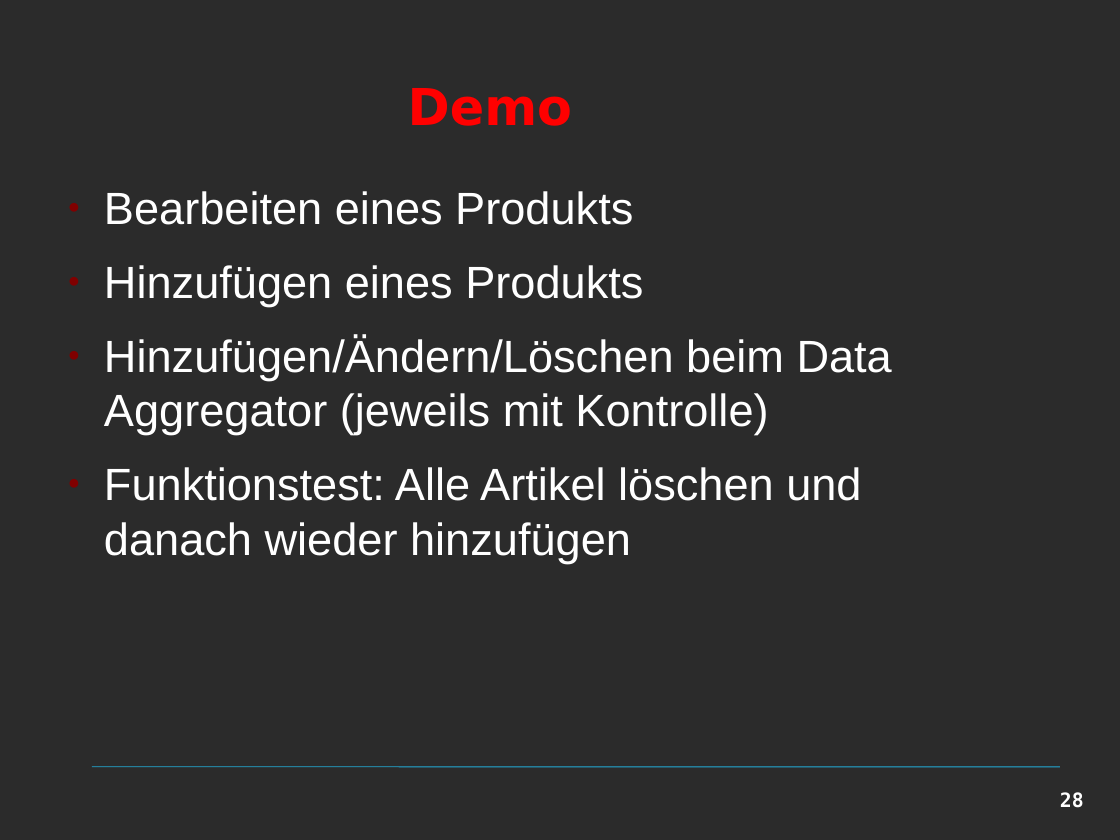
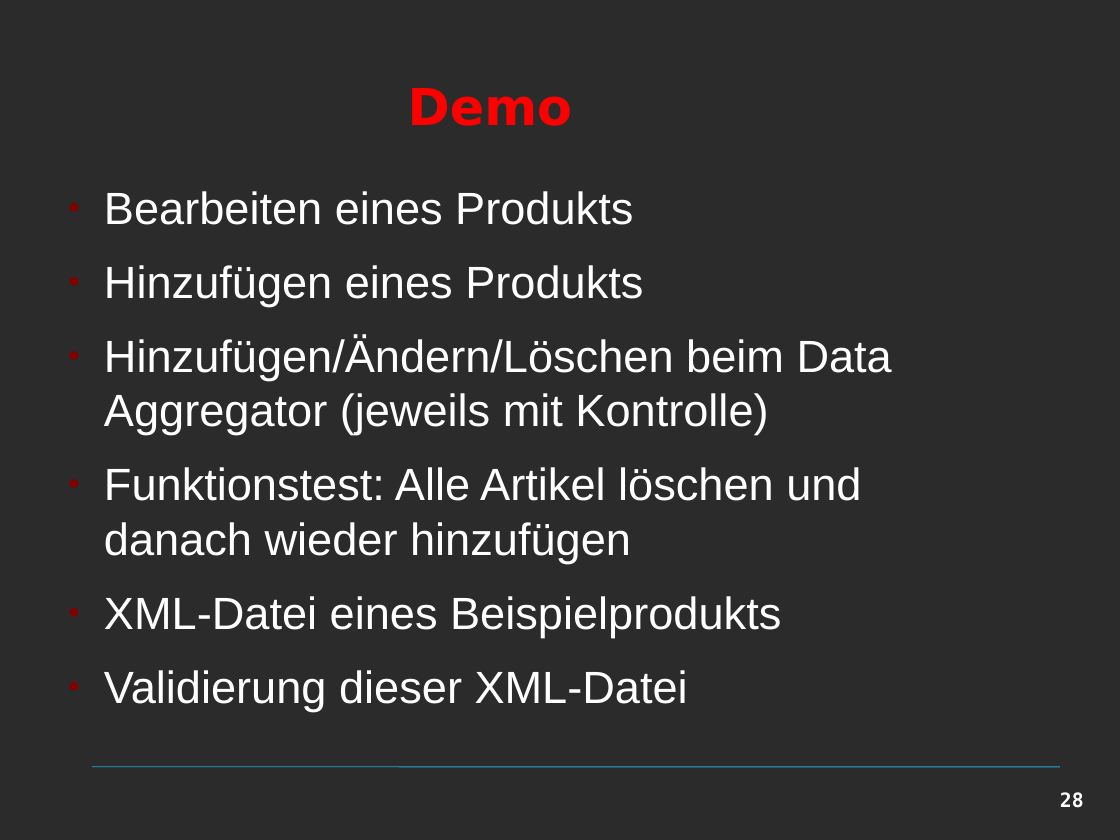
Before and after one commit to impulze/msc-bpi-projekt_ws_2014, a slide deck: slide 28 of doc/presentation.odp. Drawn at 1120x840 pixels with LibreOffice and Linux fonts; fonts in the diff are those of the drawing; background and template pictures are left out; a plain dark background stands for a picture behind light text. Boxes give left, top, right and bottom in pixels: in the first picture for what was removed or moved away, otherwise in the second. Text is boxed around its words. In the diff, an @@ line names an element or a change of style, - is before the commit and + after.

Commit message:
presentation

```diff
--- a/doc/presentation.odp
+++ b/doc/presentation.odp
@@ text at box(104, 596, 781, 712): paragraphs added @@
+● XML-Datei eines Beispielprodukts
+● Validierung dieser XML-Datei
```
